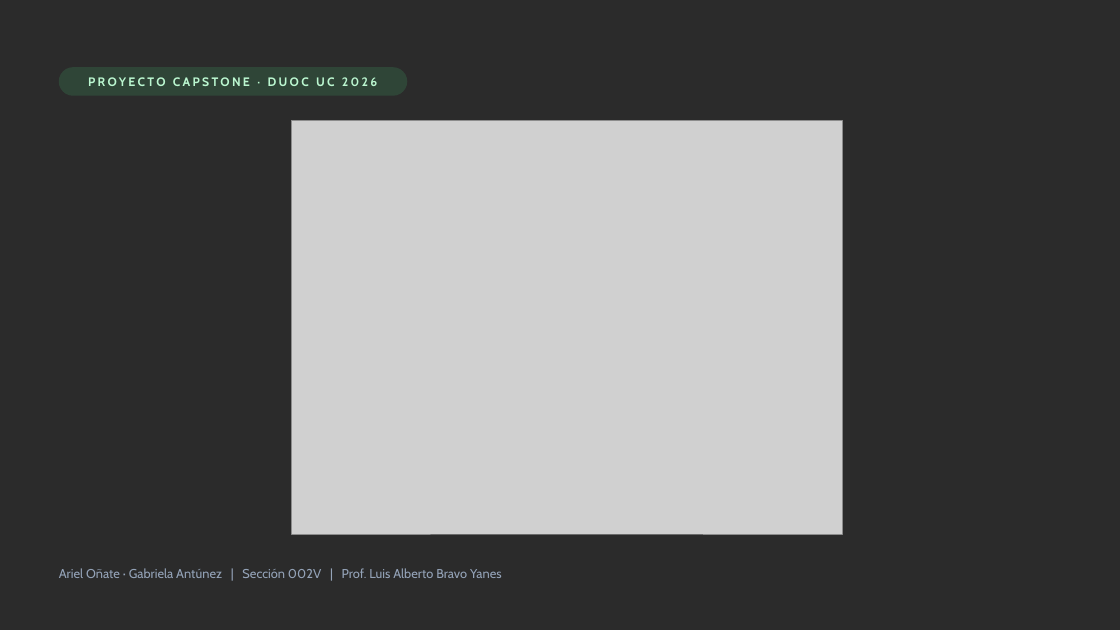
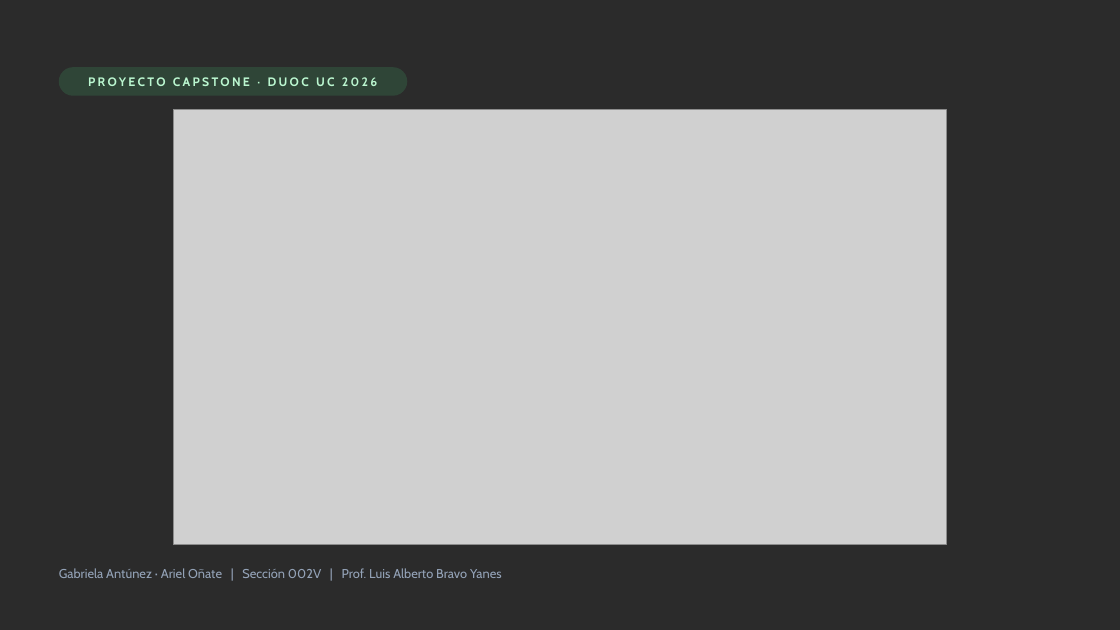
Before and after one commit to Ela04/Capstone, a slide deck: slide 3 of Fase 2/Evidencias Proyecto/Presentación Proyecto Fase 2.pptx. Drawn at 1120x630 pixels with LibreOffice and Linux fonts; fonts in the diff are those of the drawing; grey boxes stand for pictures; background and template pictures are left out; a plain dark background stands for a picture behind light text. Boxes give left, top, right and bottom in pixels: in the first picture for what was removed or moved away, otherwise in the second. Text is boxed around its words. In the diff, an @@ line names an element or a change of style, - is before the commit and + after.

```diff
--- a/Fase 2/Evidencias Proyecto/Presentación Proyecto Fase 2.pptx
+++ b/Fase 2/Evidencias Proyecto/Presentación Proyecto Fase 2.pptx
@@ picture: place and size @@
-picture at (292,121,843,534)
+picture at (174,110,947,545)
@@ text at (59,568,502,578): text changed @@
-Ariel Oñate · Gabriela Antúnez | Sección 002V | Prof. Luis Alberto Bravo Yanes
+Gabriela Antúnez · Ariel Oñate | Sección 002V | Prof. Luis Alberto Bravo Yanes
```
Also in this commit, not shown: 6 other slides changed.
